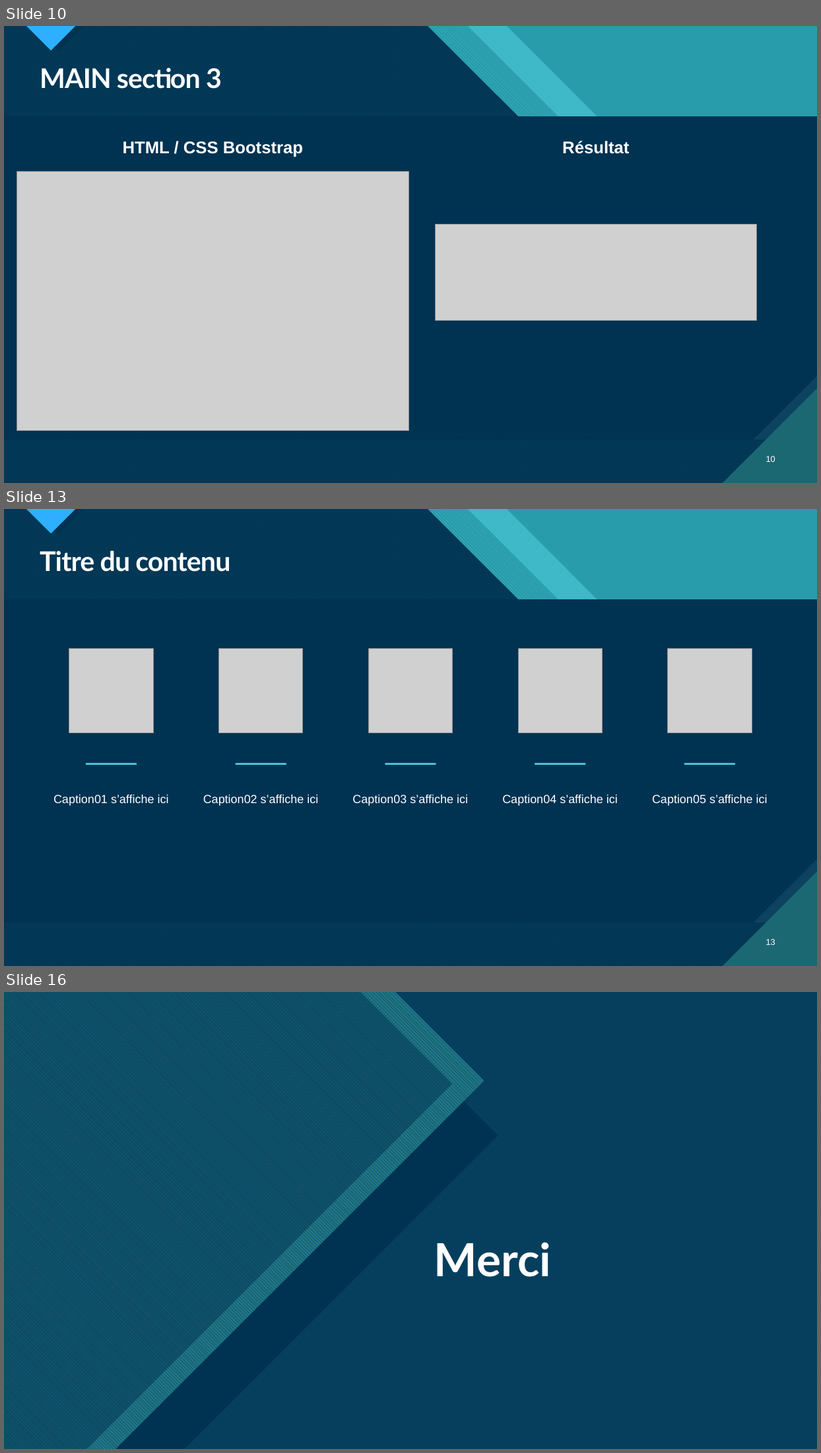
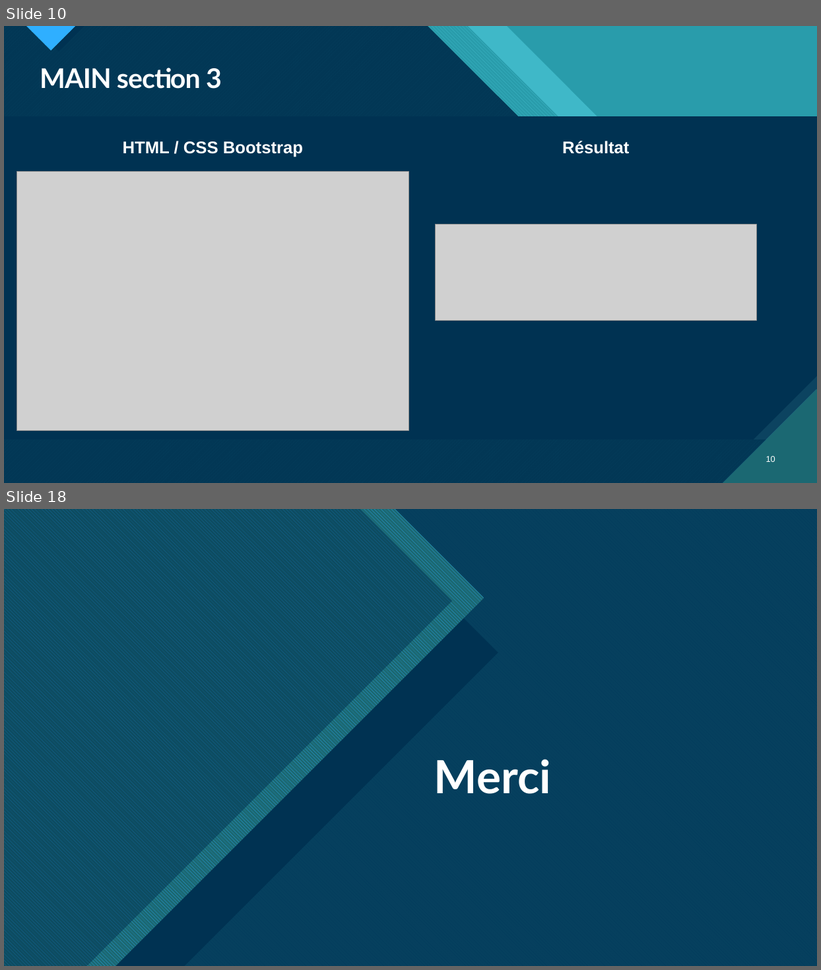
Before and after one commit to porteb/P2OC, a slide deck: Projet 2 OpenClassroms.pptm. Shown one above the other, each under a label of ours: slides 10, 13 and 16 before the commit, slides 10 and 18 after it; the slides between them are not shown. The pictures are 821x1453 and 821x970 pixels, drawn with LibreOffice and Linux fonts; fonts in the diff are those of the drawing; grey boxes stand for pictures. Boxes give left, top, right and bottom in pixels: in the first picture for what was removed or moved away, otherwise in the second. Text is boxed around its words. In the diff, an @@ line names an element or a change of style, - is before the commit and + after.

```diff
--- a/Projet 2 OpenClassroms.pptm
+++ b/Projet 2 OpenClassroms.pptm
@@ slide 13 removed at [4,509,817,966], background #47C3D3; not listed: 18 template elements that a slide beside it also shows @@
@@ title removed at [40,551,230,572] @@
-Titre du contenu
@@ picture removed at [69,649,153,733] @@
@@ picture removed at [218,649,303,733] @@
@@ picture removed at [369,649,453,733] @@
@@ picture removed at [518,649,603,733] @@
@@ picture removed at [668,649,752,733] @@
@@ line removed from (87, 764) to (136, 764) @@
@@ line removed from (236, 764) to (285, 764) @@
@@ line removed from (386, 764) to (435, 764) @@
@@ line removed from (536, 764) to (585, 764) @@
@@ line removed from (686, 764) to (734, 764) @@
@@ text removed at [54,795,169,806] @@
-Caption01 s’affiche ici
@@ text removed at [203,795,318,806] @@
-Caption02 s’affiche ici
@@ text removed at [352,795,468,806] @@
-Caption03 s’affiche ici
@@ text removed at [502,795,618,806] @@
-Caption04 s’affiche ici
@@ text removed at [652,795,768,806] @@
-Caption05 s’affiche ici
@@ page number removed at [766,939,776,945] @@
-13
@@ what was slide 16 is now slide 18 @@
```
Also in this commit, not shown: 3 slides changed, 5 slides added, 2 other slides removed, 1 other file.
